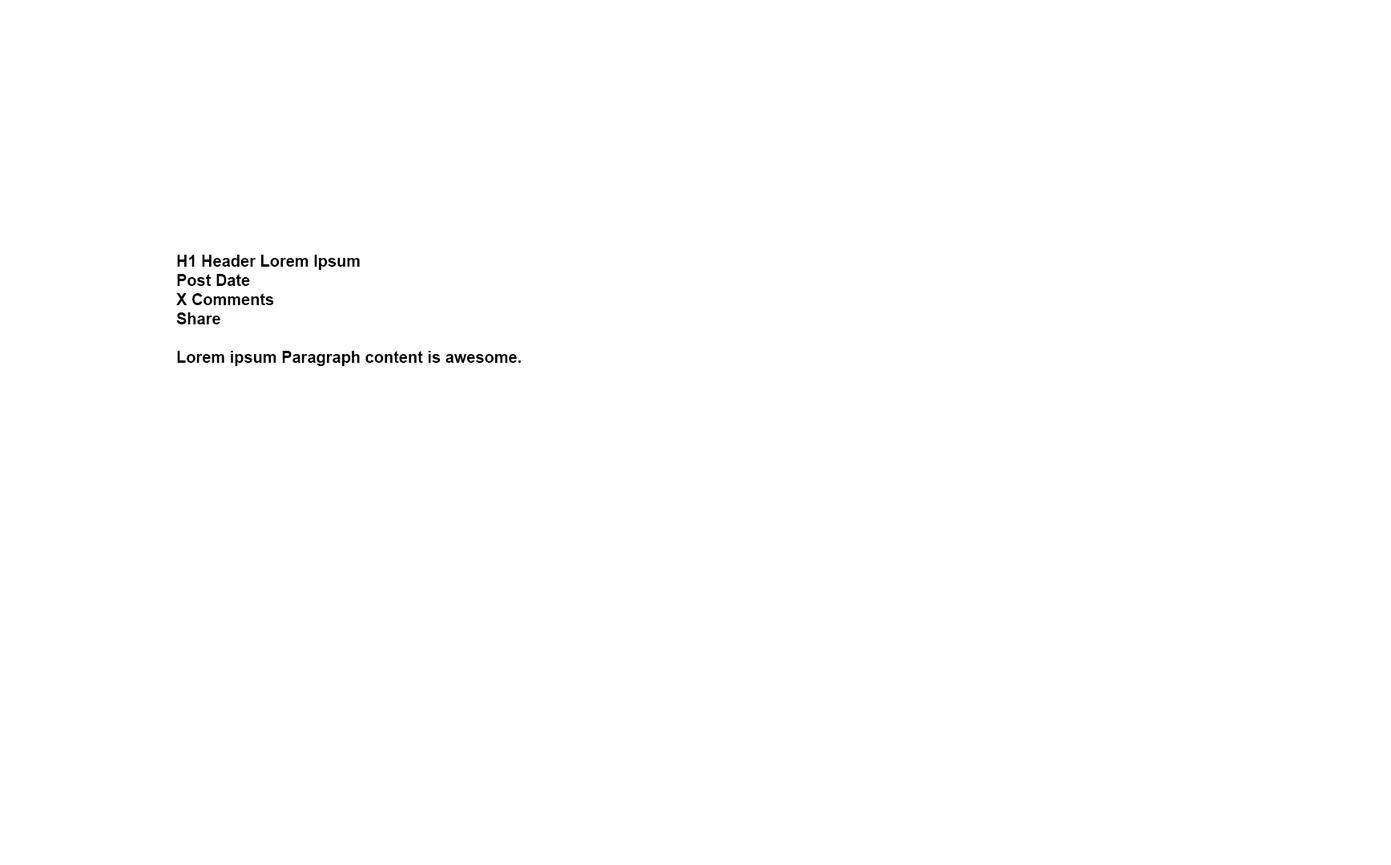
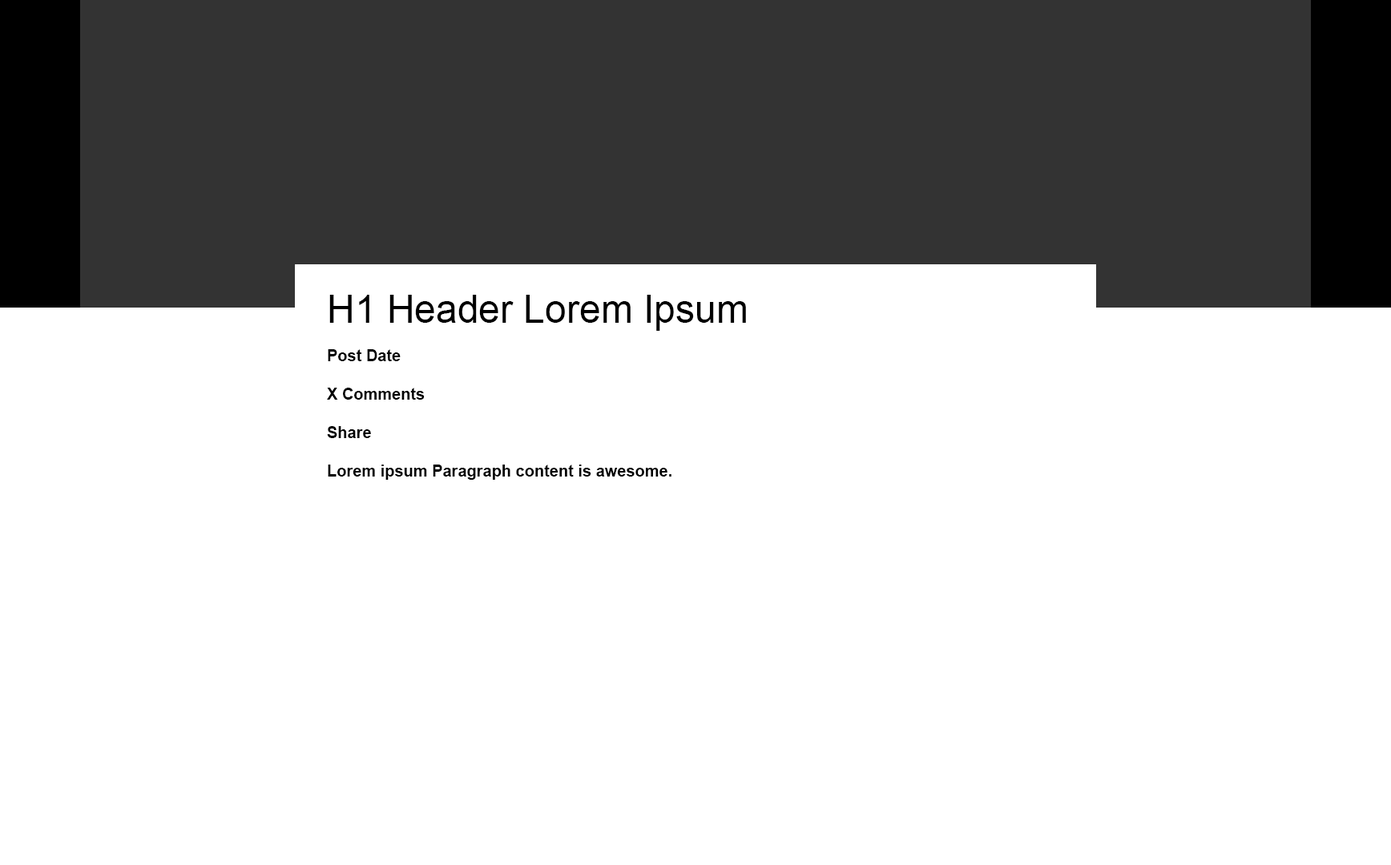
Before/after of a 1391px x 865px layered artwork. What changed in the layer stack:
renamed "H1 Header Lorem Ipsum Post Date X Comments Share Lorem ipsum P" to "H1 Header Lorem Ipsum Post Date X Comments Share Lorem ipsu", painted on it over (176, 254, 746, 480)
added layer "Rectangle 1 copy" above "Rectangle 1" over (294, 264, 746, 480)
added layer "Rectangle 1" above "Rectangle 1 copy 2" over (80, 0, 1311, 308)
added layer "Rectangle 1 copy 2" above "Background" over (0, 0, 1391, 308)
